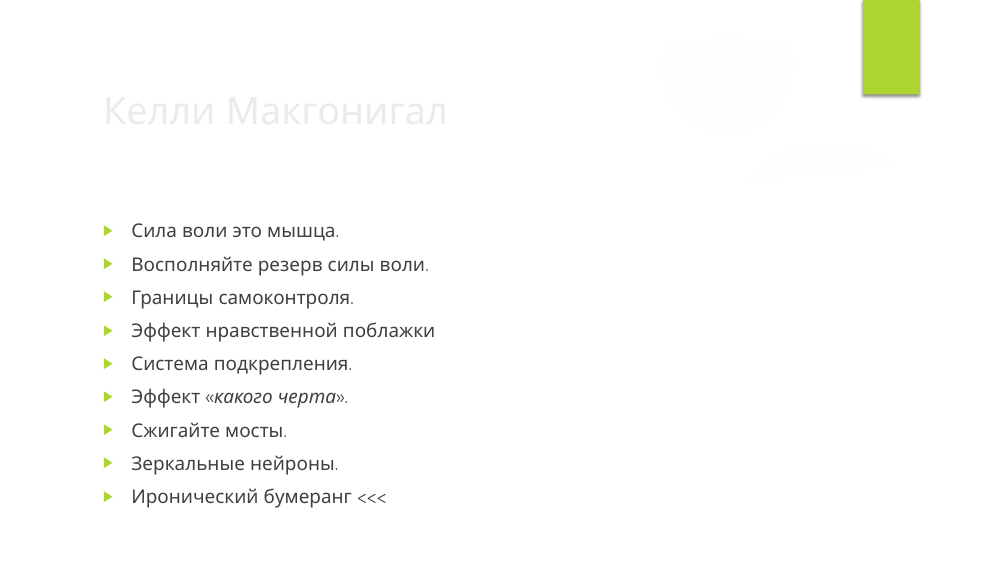
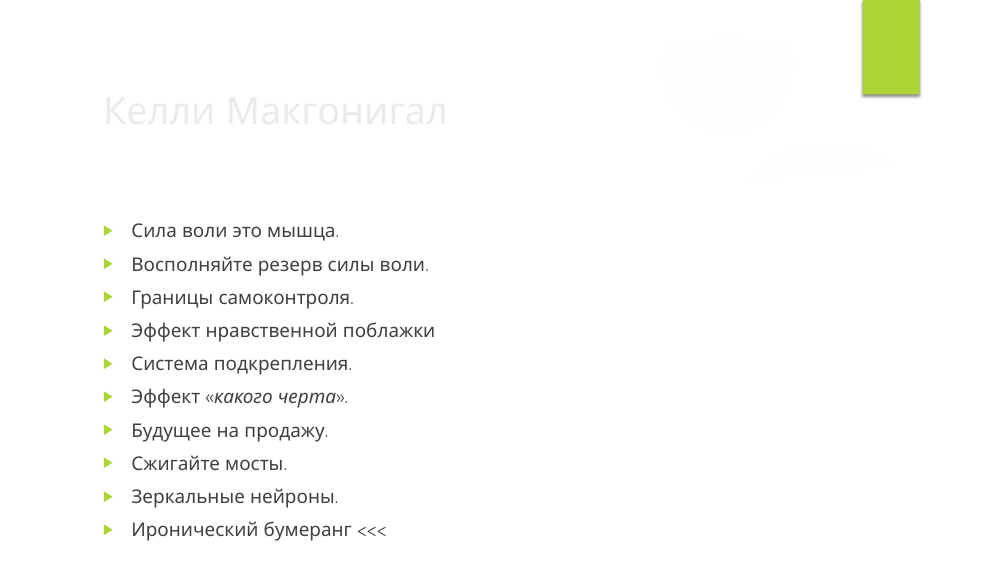
Before and after one commit to VladimirMakarevich/presentations, a slide deck: slide 38 of softskills/willpower/willpower.pptx (slide 37 before the commit). Drawn at 1008x567 pixels with LibreOffice and Linux fonts; fonts in the diff are those of the drawing; background and template pictures are left out. Boxes give left, top, right and bottom in pixels: in the first picture for what was removed or moved away, otherwise in the second. Text is boxed around its words. In the diff, an @@ line names an element or a change of style, - is before the commit and + after.

```diff
--- a/softskills/willpower/willpower.pptx
+++ b/softskills/willpower/willpower.pptx
@@ text at (x1=131, y1=423, x2=324, y2=442): paragraph added @@
+▶ Будущее на продажу.
```
Also in this commit, not shown: 2 other slides changed, 1 slide added.
